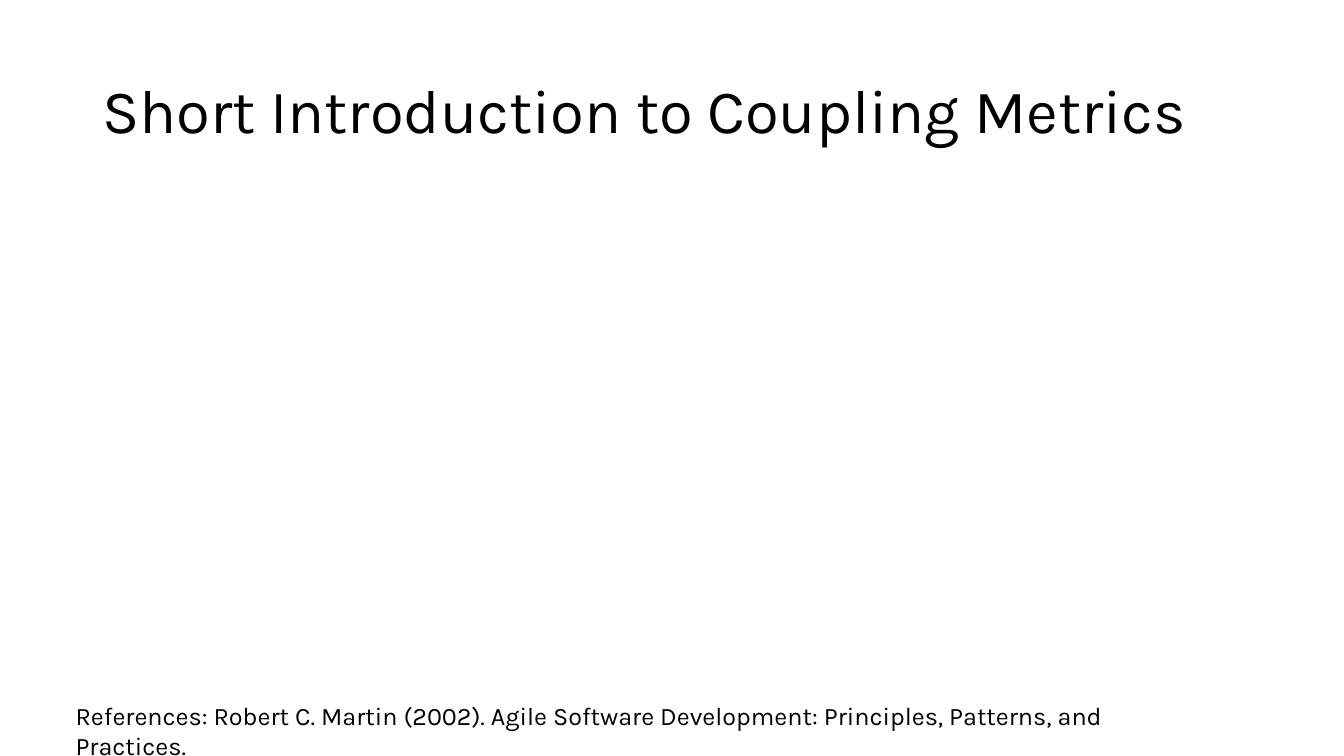
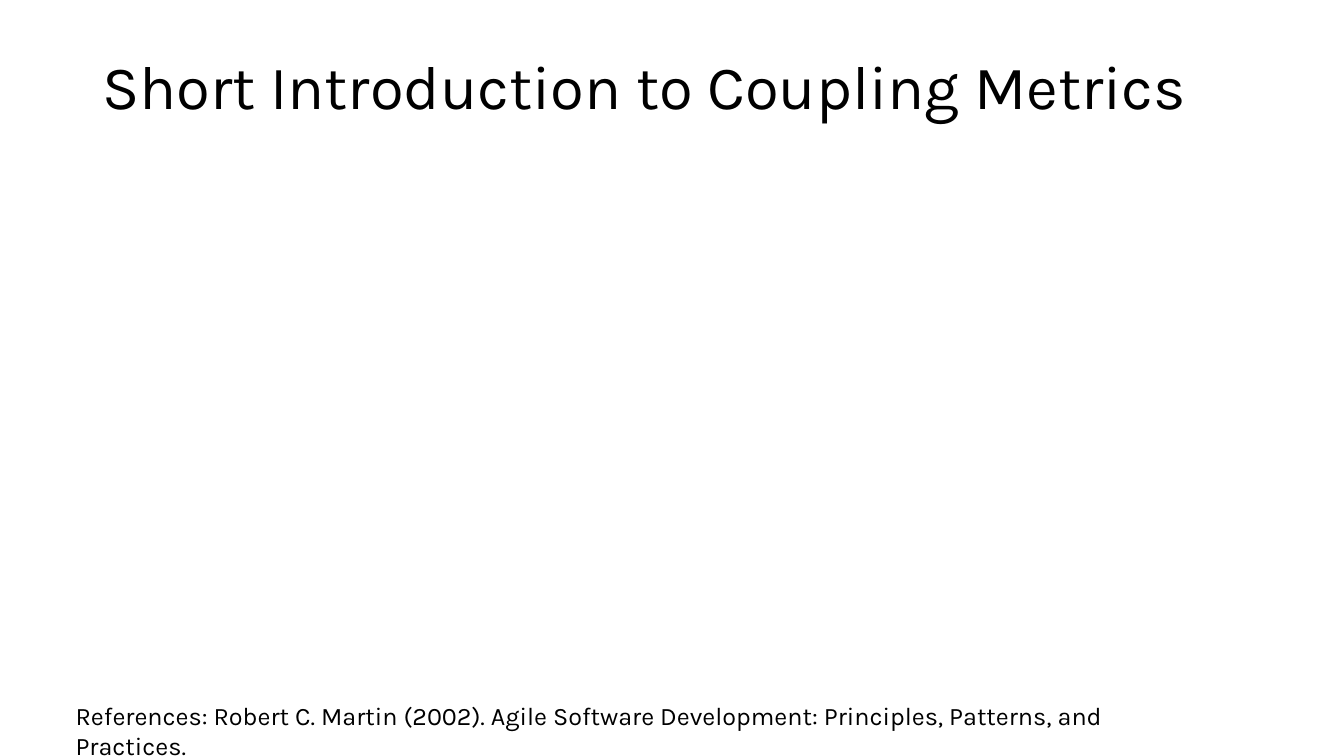
Before and after one commit to karthick-shanmuga/sw-deps-monitor, a slide deck: slide 30 of Docs/Automated Dependency Monitoring in CI Pipeline.pptx (slide 27 before the commit). Drawn at 1344x756 pixels with LibreOffice and Linux fonts; fonts in the diff are those of the drawing; grey boxes stand for pictures. Boxes give left, top, right and bottom in pixels: in the first picture for what was removed or moved away, otherwise in the second. Text is boxed around its words. In the diff, an @@ line names an element or a change of style, - is before the commit and + after.

```diff
--- a/Docs/Automated Dependency Monitoring in CI Pipeline.pptx
+++ b/Docs/Automated Dependency Monitoring in CI Pipeline.pptx
@@ title "Short Introduction to Coupling Metrics": place and size @@
-title "Short Introduction to Coupling Metrics" at [102, 90, 1186, 148]
+title "Short Introduction to Coupling Metrics" at [102, 66, 1186, 124]
```
Also in this commit, not shown: 11 other slides changed, 5 slides added, 2 slides removed.
